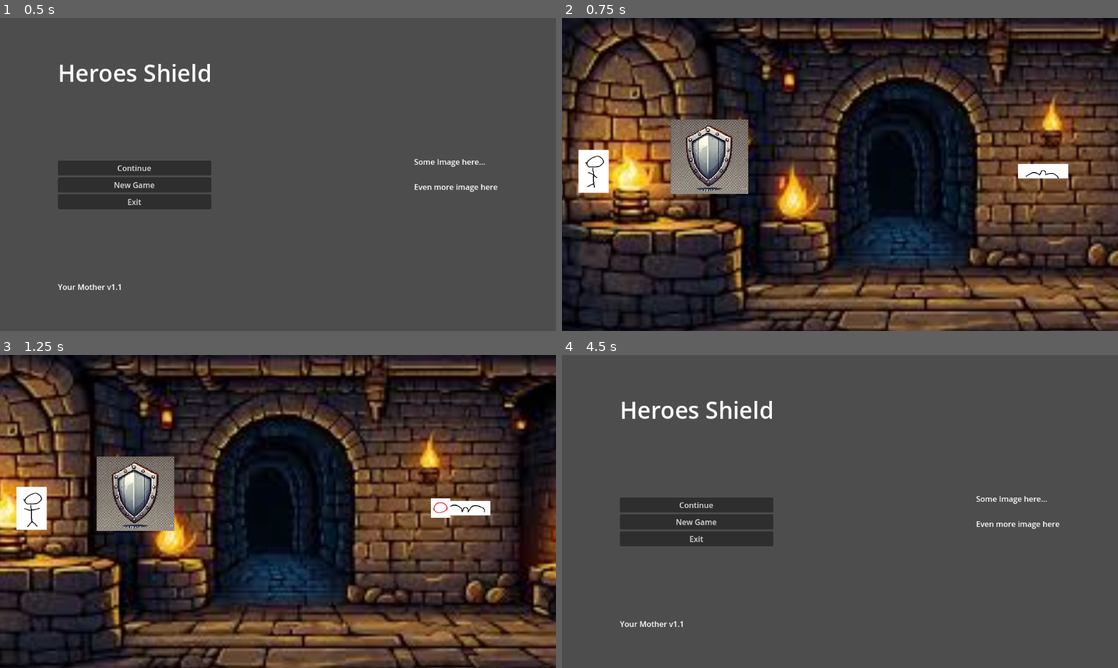
Above: before the commit, frames 1-4 (two rows, left to right).
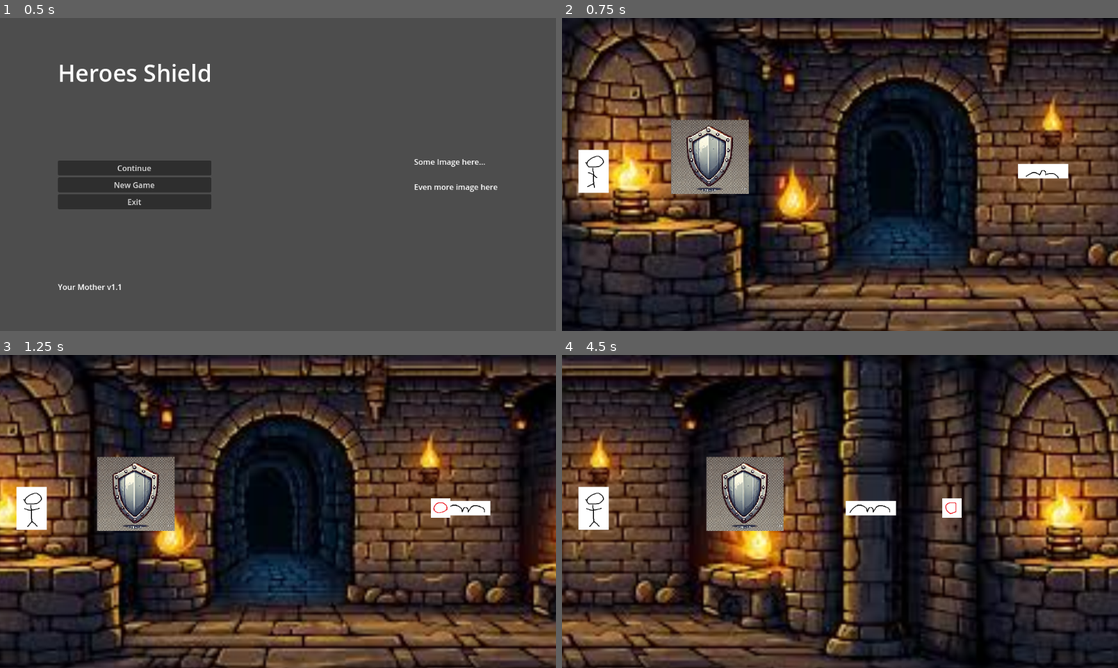
Above: after the commit, the same moments.

Repository: Cookie-Tin-Studios/Heroes-Shield
Game: Godot game, scene res://scenes/menu/main_menu.tscn
Two runs of this game, one before a commit and one after it. Both use one fixed random seed, a clock stepped at 60 frames per second and the inputs below.
Inputs (mouse positions are in pixels of both pictures, inside the frame that each line leads up to):
- Up to frame 1 (0.5 s): no input
- Up to frame 2 (0.75 s): click "New Game" at 0.5 s
- Up to frame 3 (1.25 s): no input
- Up to frame 4 (4.5 s): move the mouse to (962, 495) at 1.27 s; hold Right (ui_right) 1.28-2.03 s; click (962, 495) at 1.35 s; move the mouse to (728, 527) at 2.02 s; hold Down (ui_down) 2.03-2.78 s; click (728, 527) at 2.1 s; move the mouse to (895, 442) at 2.77 s; hold Right (ui_right) 2.78-3.53 s; click (895, 442) at 2.85 s; move the mouse to (812, 574) at 3.52 s; hold Up (ui_up) 3.53-4.28 s; click (812, 574) at 3.6 s; move the mouse to (1006, 558) at 4.27 s; hold Left (ui_left) from 4.28 s (still down); click (1006, 558) at 4.35 s

Frame 1 is identical in both runs. In frame 2, 0.9% of the frame differs, in the area x 19-34%, y 32-57%; in frame 3, 0.9%; in frame 4, 94%, in the area x 0-100%, y 0-100%.

Commit message:
Add super basic parry mechanic

Diff:
--- a/project.godot
+++ b/project.godot
@@ -47,6 +47,11 @@
 , Object(InputEventJoypadButton,"resource_local_to_scene":false,"resource_name":"","device":-1,"button_index":6,"pressure":0.0,"pressed":false,"script":null)
 ]
 }
+parry={
+"deadzone": 0.5,
+"events": [Object(InputEventMouseButton,"resource_local_to_scene":false,"resource_name":"","device":-1,"window_id":0,"alt_pressed":false,"shift_pressed":false,"ctrl_pressed":false,"meta_pressed":false,"button_mask":1,"position":Vector2(187, 9),"global_position":Vector2(196, 55),"factor":1.0,"button_index":1,"canceled":false,"pressed":true,"double_click":false,"script":null)
+]
+}
 
 [rendering]
 
--- a/scenes/shield.tscn
+++ b/scenes/shield.tscn
@@ -6,26 +6,33 @@
 [sub_resource type="CircleShape2D" id="CircleShape2D_3sjvr"]
 radius = 115.0
 
+[sub_resource type="CircleShape2D" id="CircleShape2D_4icvd"]
+radius = 400.005
+
 [sub_resource type="CircleShape2D" id="CircleShape2D_ey6sh"]
 radius = 141.089
 
 [node name="Shield" type="CharacterBody2D"]
 z_index = 10
-position = Vector2(6, 0)
 script = ExtResource("1_xflaf")
 
 [node name="Sprite2D" type="Sprite2D" parent="."]
-position = Vector2(-2, -1)
 scale = Vector2(0.313477, 0.300293)
 texture = ExtResource("1_1ilqa")
 
-[node name="CollisionShape2D" type="CollisionShape2D" parent="."]
+[node name="Physical CollisionShape2D" type="CollisionShape2D" parent="."]
 shape = SubResource("CircleShape2D_3sjvr")
 
-[node name="Area2D" type="Area2D" parent="."]
+[node name="ParryArea" type="Area2D" parent="."]
 
-[node name="CollisionShape2D" type="CollisionShape2D" parent="Area2D"]
-position = Vector2(-4, 3)
+[node name="ParryZoneCollision" type="CollisionShape2D" parent="ParryArea"]
+shape = SubResource("CircleShape2D_4icvd")
+
+[node name="DamageArea" type="Area2D" parent="."]
+
+[node name="DamageZoneCollision" type="CollisionShape2D" parent="DamageArea"]
 shape = SubResource("CircleShape2D_ey6sh")
 
-[connection signal="body_entered" from="Area2D" to="." method="_on_area_2d_body_entered"]
+[connection signal="body_entered" from="ParryArea" to="." method="_on_parry_area_body_entered"]
+[connection signal="body_exited" from="ParryArea" to="." method="_on_parry_area_body_exited"]
+[connection signal="body_entered" from="DamageArea" to="." method="_on_area_2d_body_entered"]
--- a/scripts/mobs/mob_bat.gd
+++ b/scripts/mobs/mob_bat.gd
@@ -36,7 +36,6 @@
 # Called when the node enters the scene tree for the first time.
 func _ready() -> void:
 	global_tick.timeout.connect(_on_tick)
-	pass # Replace with function body.
 
 # Not required, we're using physics process instead.
 ## Called every frame. 'delta' is the elapsed time since the previous frame.
@@ -62,5 +61,3 @@
 			# I don't THINK we need this, since a hit is instant death. But if we
 			# decided against that later maybe with a powerup or something, it's here lol.
 			#queue_free()
-
-	pass # Replace with function body.
--- a/scripts/shield/shield_health.gd
+++ b/scripts/shield/shield_health.gd
@@ -7,6 +7,8 @@
 func _ready():
 	# Initialize health
 	current_health = max_health
+	$ParryArea.body_entered.connect(_on_parry_area_body_entered) # parrymech
+	$ParryArea.body_exited.connect(_on_parry_area_body_exited) # parrymech
 
 # Function to take damage
 func take_damage(amount: int):
@@ -44,6 +46,10 @@
 	# Restrict the character to stay within the camera's visible bounds
 	restrict_to_camera()
 
+	# Parry attempt parry if input pressed. parrymech
+	if Input.is_action_just_pressed("parry"):
+		attempt_parry()
+
 func restrict_to_camera() -> void:
 	# Get the active Camera2D
 	var camera = get_viewport().get_camera_2d()
@@ -61,3 +67,36 @@
 	if body.is_in_group("projectiles"):  # Check if the body is in the 'projectiles' group
 		take_damage(1)  # Assume the projectile has a `damage` property
 		body.queue_free()  # Remove the projectile after collision
+
+
+
+########### FOR PARRYING MECHANICS ###########
+# When we need to move this into it's own script, search for parrymech in this file to find all
+# the shit you need to make this work.
+var projectiles_in_range: Array[RigidBody2D] = []
+
+# Add to array if projectile in range.
+func _on_parry_area_body_entered(body: Node2D) -> void:
+	if body.is_in_group("projectiles") and body is RigidBody2D:
+		projectiles_in_range.append(body)
+
+# Remove from array after leaving range.
+func _on_parry_area_body_exited(body: Node2D) -> void:
+	if body in projectiles_in_range:
+		projectiles_in_range.erase(body)
+
+func attempt_parry() -> void:
+	if projectiles_in_range.size() == 0:
+		# No projectile in range, don't bother parrying.
+		return
+
+	# Reflect every projectile in range.
+	for projectile in projectiles_in_range:
+		deflect_projectile(projectile)
+
+func deflect_projectile(projectile: RigidBody2D) -> void:
+	# Just reverse velocity for now.
+	# Eventually, we should make it such that parried projectiles fly straight away from the center of the sheild.
+	projectile.linear_velocity = -projectile.linear_velocity
+	# Make it fast as fuck, for the fans.
+	projectile.linear_velocity *= 10
Not shown: 1 places in scenes/main.tscn that only renumber resources
Not shown: 1 places in scenes/mob_bat.tscn that only renumber resources
Not shown: 1 places in scenes/projectile.tscn that only renumber resources
Not shown: 1 places in scenes/shield.tscn that only renumber resources
